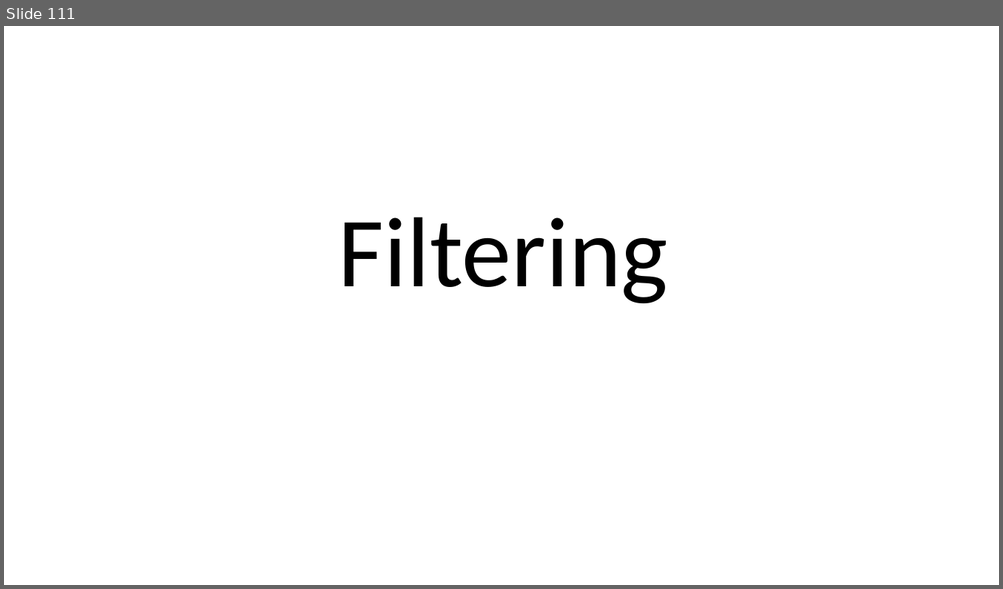
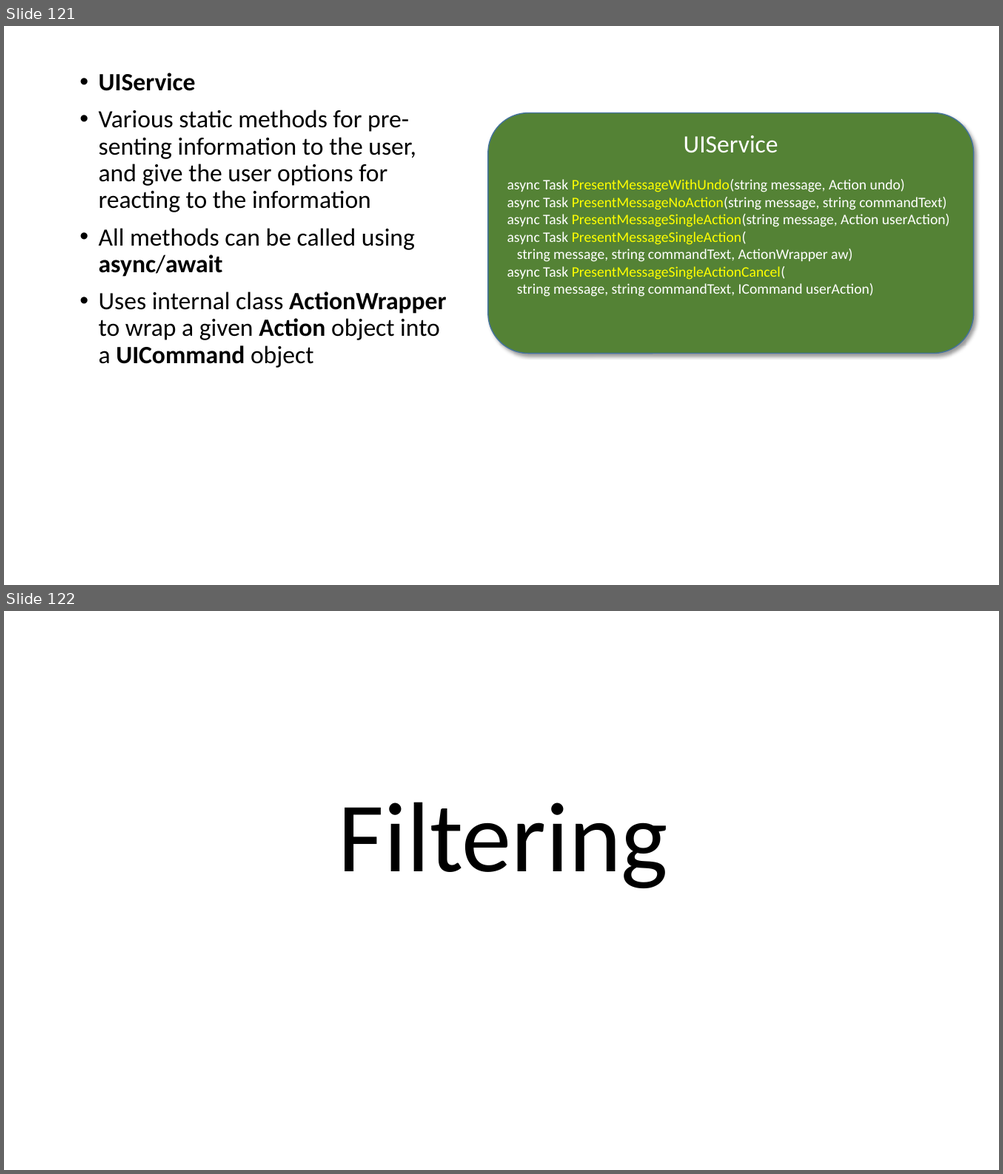
Before and after one commit to perl-easj/Teaching-materials, a slide deck: CSharpProgramming/Presentations/MVVMStarter Class Library.pptx. Shown one above the other, each under a label of ours: slide 111 before the commit, slides 121 and 122 after it. The pictures are 1003x589 and 1003x1174 pixels, drawn with LibreOffice and Linux fonts; fonts in the diff are those of the drawing. Boxes give left, top, right and bottom in pixels: in the first picture for what was removed or moved away, otherwise in the second. Text is boxed around its words. In the diff, an @@ line names an element or a change of style, - is before the commit and + after.

```diff
--- a/CSharpProgramming/Presentations/MVVMStarter Class Library.pptx
+++ b/CSharpProgramming/Presentations/MVVMStarter Class Library.pptx
@@ slide 121 added at bbox=[4, 26, 999, 585], background #FFFFFF @@
@@ text added at bbox=[99, 73, 446, 368], 24 pt, text #000000 @@
+• UIService
+• Various static methods for pre-senting information to the user, and give the user options for reacting to the information
+• All methods can be called using async/await
+• Uses internal class ActionWrapper to wrap a given Action object into a UICommand object
@@ rounded rectangle added at bbox=[488, 113, 974, 354], fill #548235, outline #43739E 1 pt, 14 pt, text #FFFFFF @@
+UIService
+async Task PresentMessageWithUndo(string message, Action undo)
+async Task PresentMessageNoAction(string message, string commandText)
+async Task PresentMessageSingleAction(string message, Action userAction)
+async Task PresentMessageSingleAction(
+string message, string commandText, ActionWrapper aw)
+async Task PresentMessageSingleActionCancel(
+string message, string commandText, ICommand userAction)
@@ what was slide 111 is now slide 122 @@
```
Also in this commit, not shown: 1 slide changed, 49 other slides added, 7 slides removed, 1 other file.
